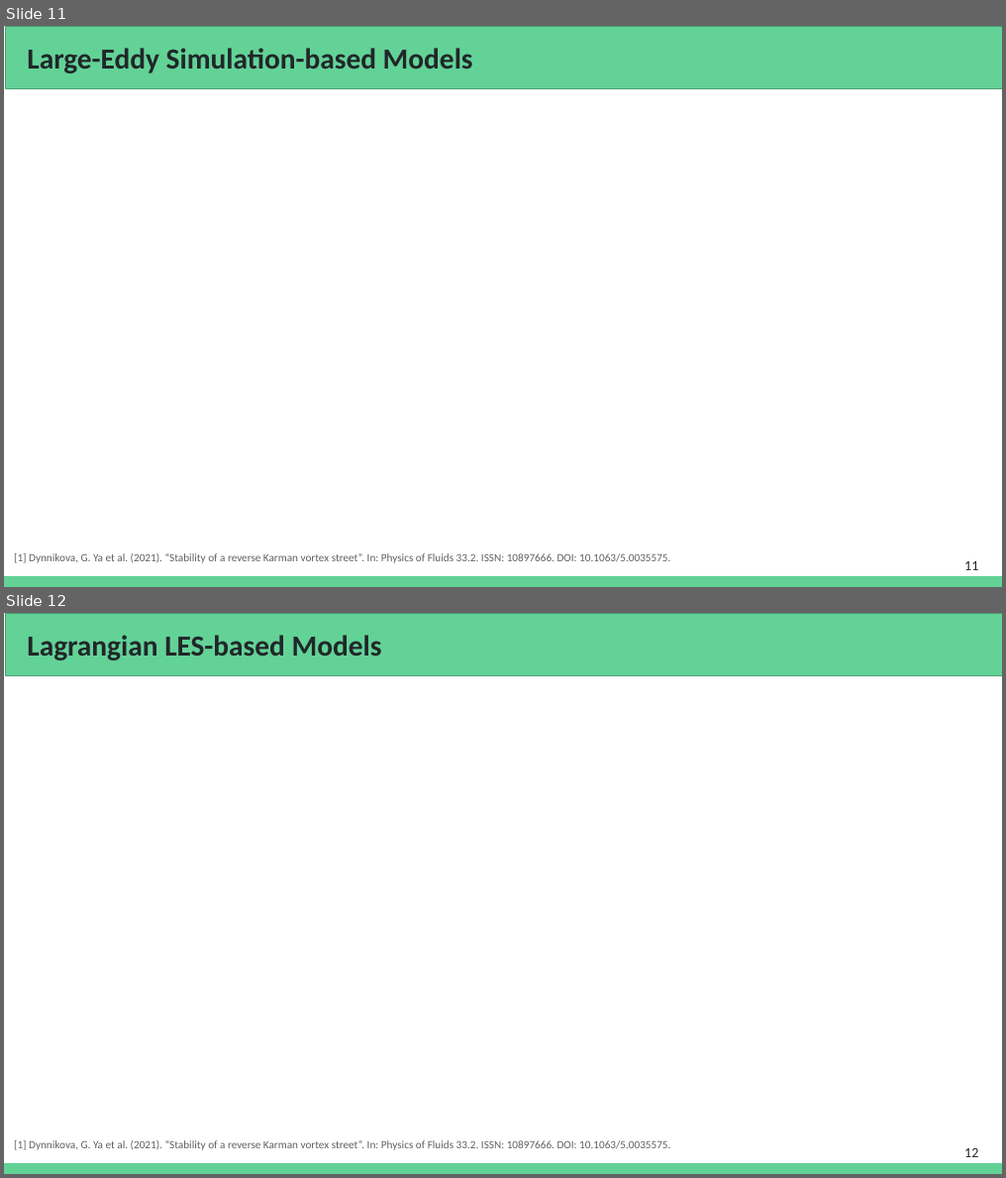
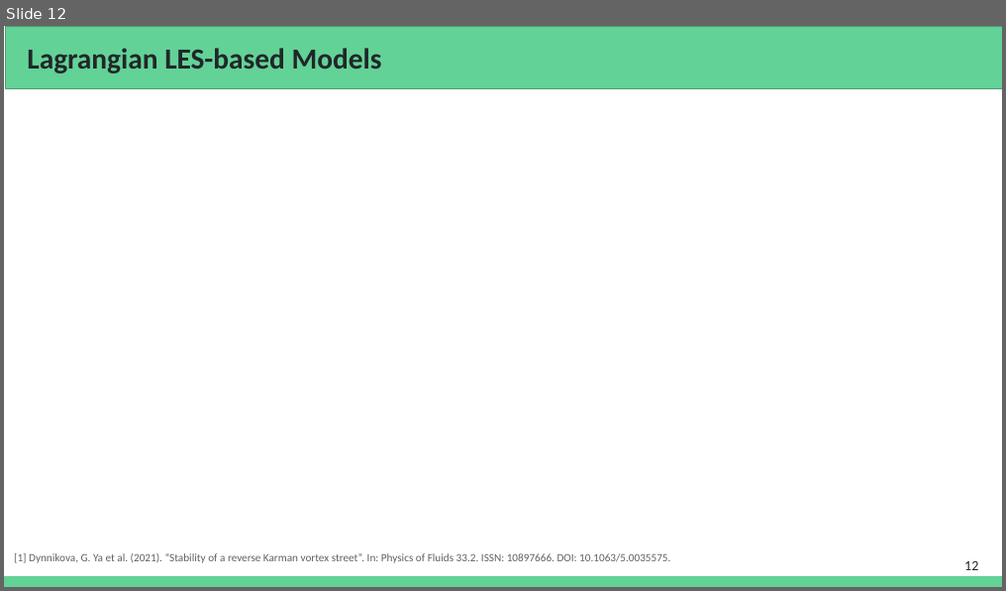
Before and after one commit to Prajwal-Prathiksh/ddp-thesis, a slide deck: report/DDP Stage I - 2022.pptx. Shown one above the other, each under a label of ours: slides 11 and 12 before the commit, slide 12 after it. The pictures are 1006x1178 and 1006x591 pixels, drawn with LibreOffice and Linux fonts; fonts in the diff are those of the drawing; grey boxes stand for pictures. Boxes give left, top, right and bottom in pixels: in the first picture for what was removed or moved away, otherwise in the second. Text is boxed around its words. In the diff, an @@ line names an element or a change of style, - is before the commit and + after.

```diff
--- a/report/DDP Stage I - 2022.pptx
+++ b/report/DDP Stage I - 2022.pptx
@@ slide 11 removed at (4, 26, 1002, 587), background #FFFFFF; not listed: 1 template element that a slide beside it also shows @@
@@ rectangle removed at (5, 26, 1002, 89) @@
@@ title removed at (27, 48, 473, 74) @@
-Large-Eddy Simulation-based Models
@@ text removed at (14, 554, 670, 564) @@
-[1] Dynnikova, G. Ya et al. (2021). “Stability of a reverse Karman vortex street”. In: Physics of Fluids 33.2. ISSN: 10897666. DOI: 10.1063/5.0035575.
@@ page number removed at (964, 562, 978, 570) @@
-11
```
Also in this commit, not shown: 2 slides changed, 4 slides added, 2 other slides removed, 1 other file.
